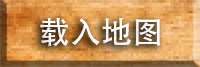
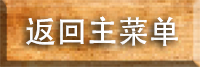
Comparing the layer stacks of the two 200 x 67 images. Changes:
hid "载入地图 拷贝" over [31, 14, 163, 54]
added layer "返回主菜单 副本" above "返回主菜单" over [26, 16, 178, 46]
renamed "载入地图" to "返回主菜单", showed it, painted on it over [26, 16, 178, 46]
